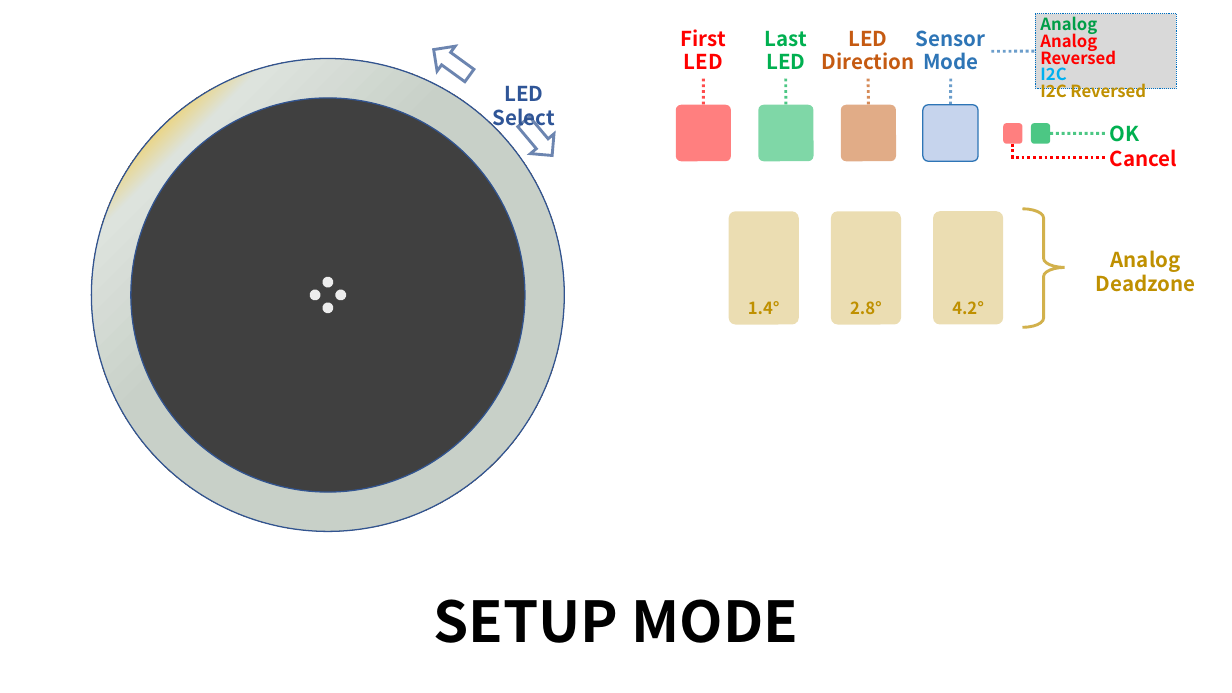
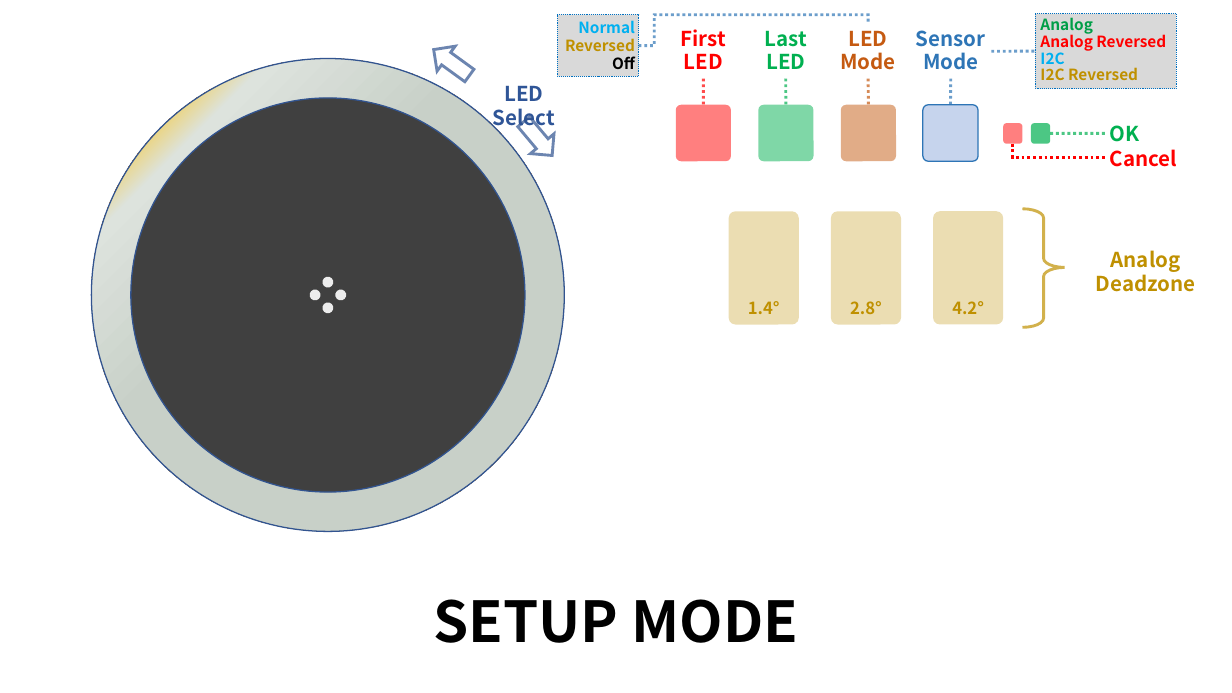
Before and after one commit to whowechina/iidx_pico, a slide deck: slide 3 of doc/Firmware_manual.pptx. Drawn at 1232x693 pixels with LibreOffice and Linux fonts; fonts in the diff are those of the drawing; background and template pictures are left out. Boxes give left, top, right and bottom in pixels: in the first picture for what was removed or moved away, otherwise in the second. Text is boxed around its words. In the diff, an @@ line names an element or a change of style, - is before the commit and + after.

Commit message:
Add LED Off mode

```diff
--- a/doc/Firmware_manual.pptx
+++ b/doc/Firmware_manual.pptx
@@ rectangle added at [557,15,639,77], fill #D9D9D9, outline #0070C0 0.75 pt dashed, 12 pt, text #BF9000, bold @@
+Normal
+Reversed
+Off
@@ elbow line added from (639, 45) to (869, 24), #2E75B6 2.25 pt dashed @@
@@ rectangle "Analog" at [1035,14,1177,89]: size 13 to 12 pt @@
@@ text at [840,52,895,70]: text changed @@
-Direction
+Mode
```
Also in this commit, not shown: 5 other files.
